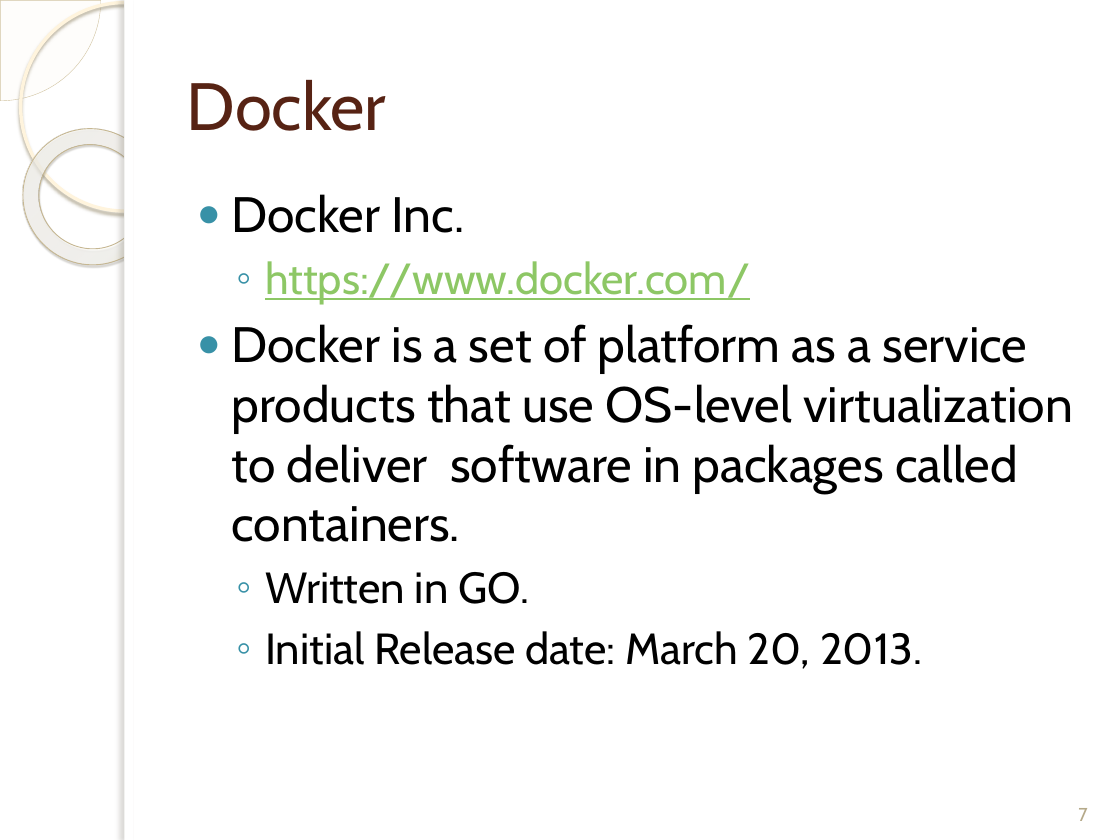
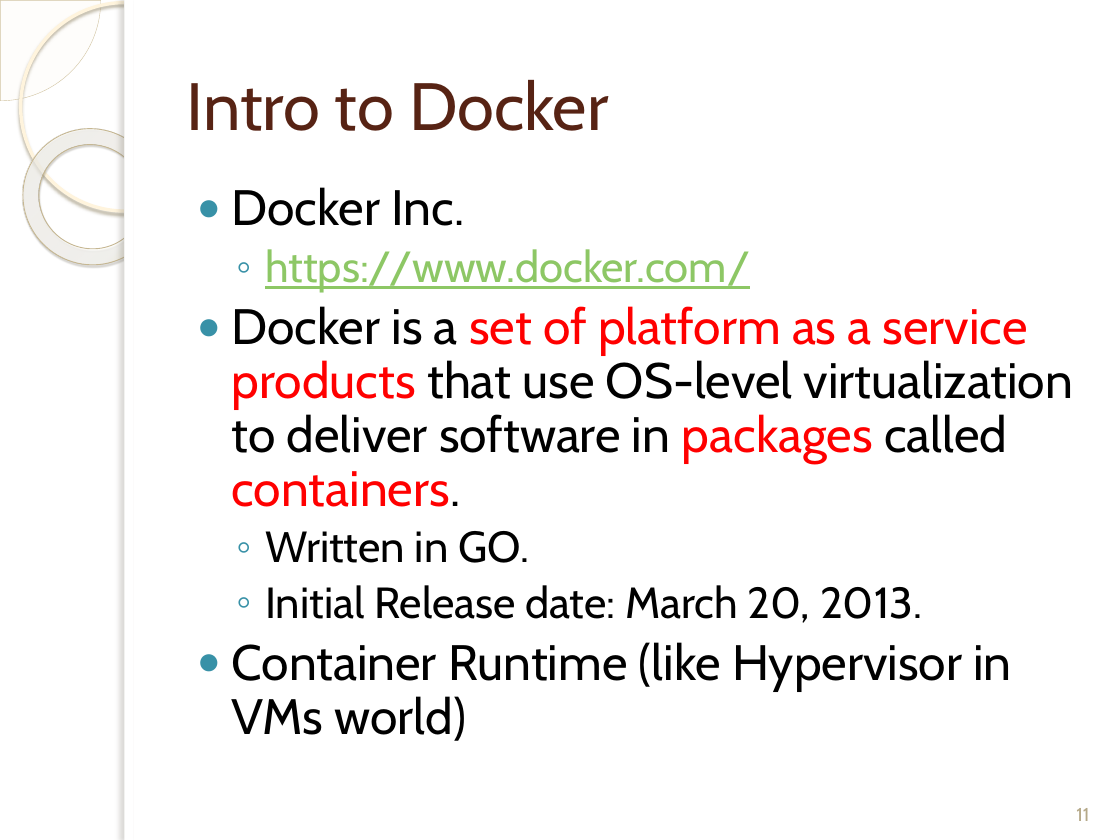
Before and after one commit to bilalshahzad139/first-step-towards-professional-career, a slide deck: slide 11 of Docker/Intro_to_Docker_Bilal_Shahzad.pptx (slide 7 before the commit). Drawn at 1120x840 pixels with LibreOffice and Linux fonts; fonts in the diff are those of the drawing; background and template pictures are left out. Boxes give left, top, right and bottom in pixels: in the first picture for what was removed or moved away, otherwise in the second. Text is boxed around its words. In the diff, an @@ line names an element or a change of style, - is before the commit and + after.

```diff
--- a/Docker/Intro_to_Docker_Bilal_Shahzad.pptx
+++ b/Docker/Intro_to_Docker_Bilal_Shahzad.pptx
@@ title at box(187, 80, 609, 131): text changed @@
-Docker
+Intro to Docker
@@ text at box(232, 187, 1073, 623): text colour #000000 to #FF0000 in "set of platform as a service products ..."; line spacing 1 to 0.9 @@
@@ text at box(232, 642, 1011, 741): paragraph added @@
+● Container Runtime (like Hypervisor in VMs world)
@@ page number at box(1076, 808, 1089, 821): text changed @@
-7
+11
```
Also in this commit, not shown: 6 other slides changed, 6 slides added, 1 other file.
